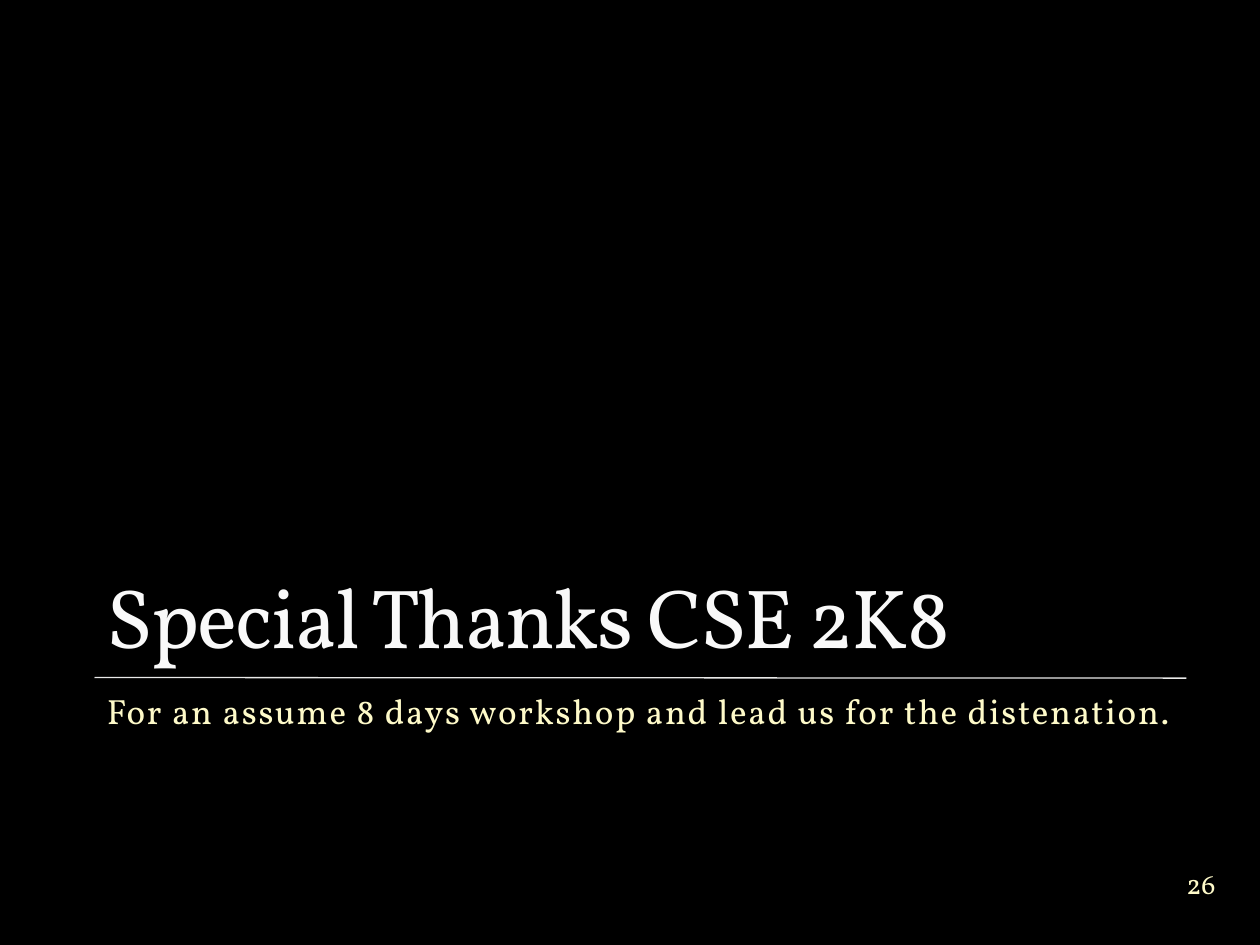
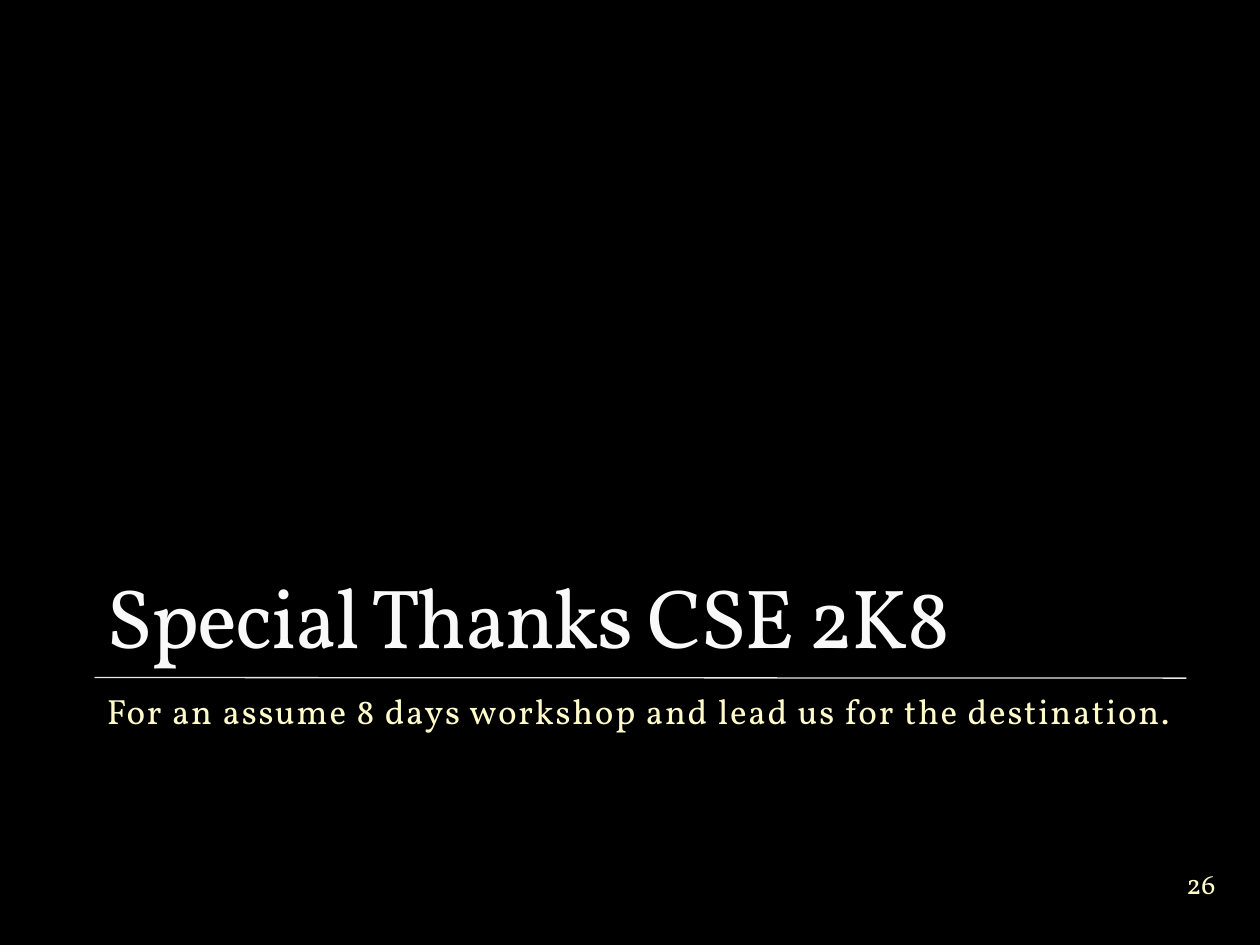
Before and after one commit to anjanx44/Dropbox, a slide deck: slide 26 of My Project/My Presentation.ppt. Drawn at 1260x945 pixels with LibreOffice and Linux fonts; fonts in the diff are those of the drawing; background and template pictures are left out. Boxes give left, top, right and bottom in pixels: in the first picture for what was removed or moved away, otherwise in the second. Text is boxed around its words. In the diff, an @@ line names an element or a change of style, - is before the commit and + after.

```diff
--- a/My Project/My Presentation.ppt
+++ b/My Project/My Presentation.ppt
@@ text at [107, 699, 1170, 733]: text changed @@
-For an assume 8 days workshop and lead us for the distenation.
+For an assume 8 days workshop and lead us for the destination.
```
Also in this commit, not shown: 1 other file.
